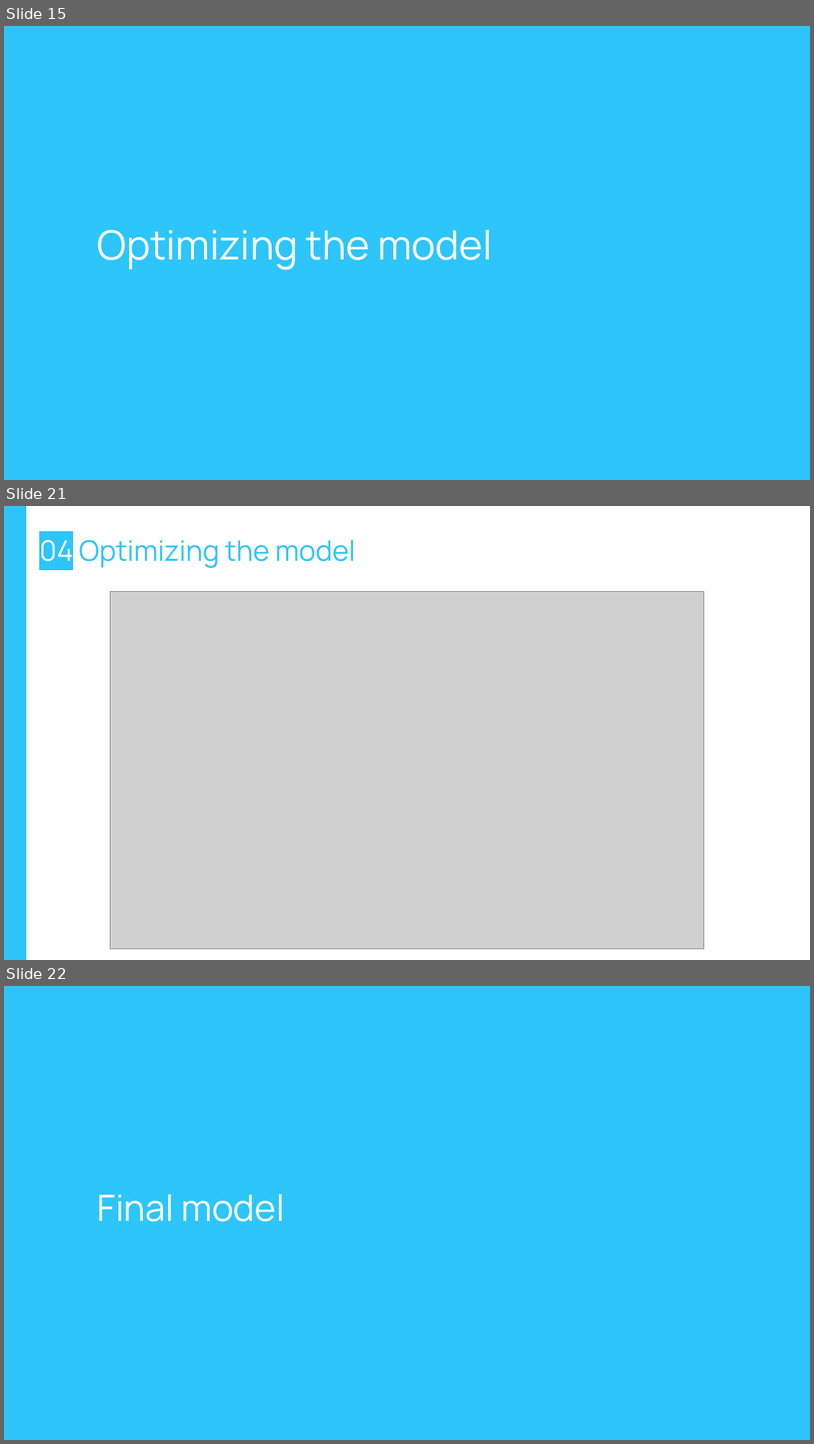
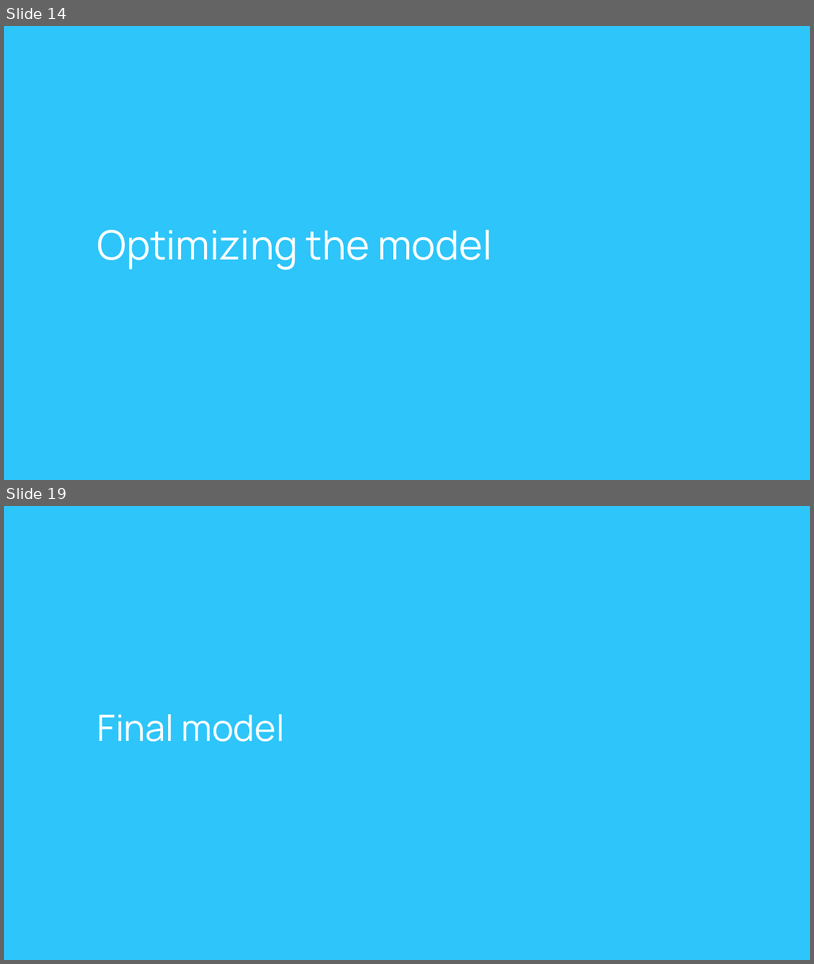
Before and after one commit to dplazau/ironhack-bootcamp, a slide deck: projects/ironhack-final-project/src/presentation/final-project-slides.pptx. Shown one above the other, each under a label of ours: slides 15, 21 and 22 before the commit, slides 14 and 19 after it; the slides between them are not shown. The pictures are 814x1444 and 814x964 pixels, drawn with LibreOffice and Linux fonts; fonts in the diff are those of the drawing; grey boxes stand for pictures; background and template pictures are left out. Boxes give left, top, right and bottom in pixels: in the first picture for what was removed or moved away, otherwise in the second. Text is boxed around its words. In the diff, an @@ line names an element or a change of style, - is before the commit and + after.

Commit message:
dev: checkpoint for working model 3

```diff
--- a/projects/ironhack-final-project/src/presentation/final-project-slides.pptx
+++ b/projects/ironhack-final-project/src/presentation/final-project-slides.pptx
@@ slide 21 removed at <box>4,506,810,960</box>, background #FFFFFF @@
@@ rectangle removed at <box>4,506,26,960</box> @@
@@ title removed at <box>39,540,356,568</box> @@
-04 Optimizing the model
@@ picture removed at <box>111,592,704,949</box> @@
@@ what was slide 15 is now slide 14 @@
@@ what was slide 22 is now slide 19 @@
```
Also in this commit, not shown: 13 slides changed, 3 slides added, 5 other slides removed, 3 other files.
